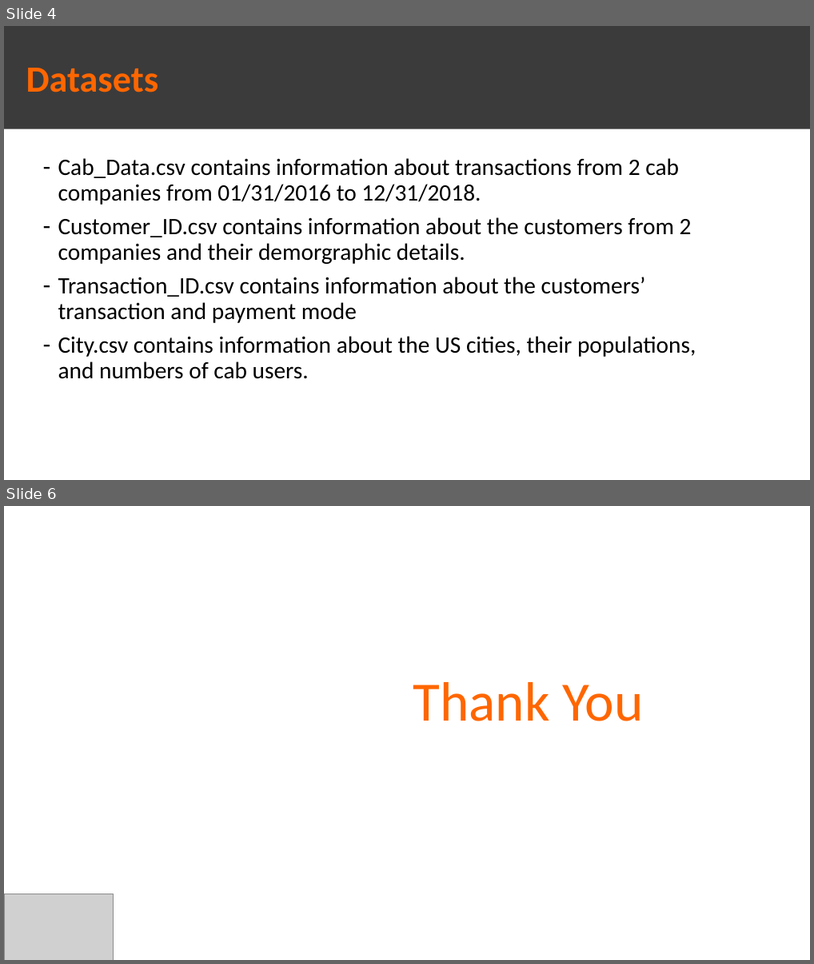
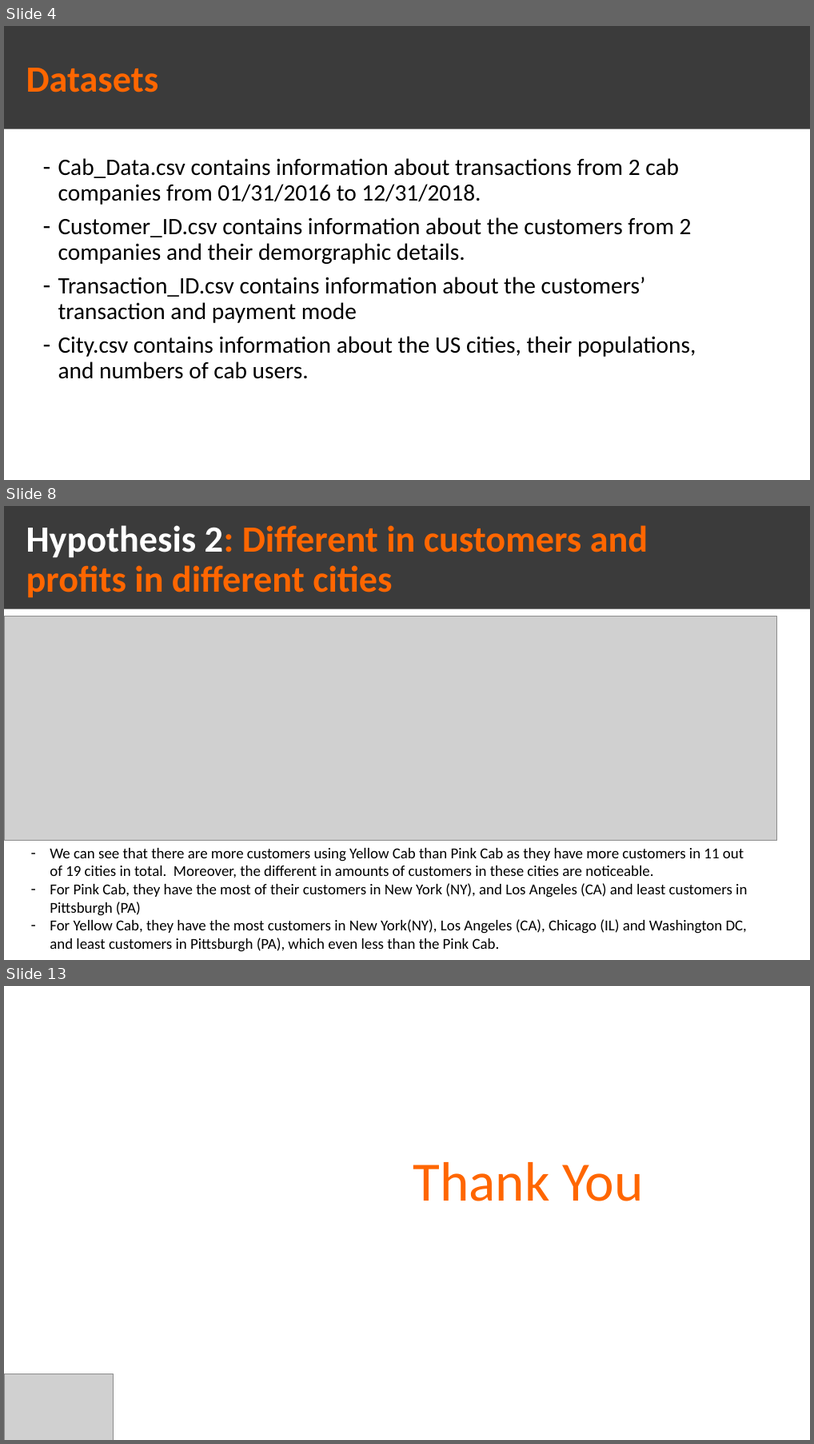
Before and after one commit to qngyn/DataGlacier, a slide deck: Week3/G2M_presentation.pptx. Shown one above the other, each under a label of ours: slides 4 and 6 before the commit, slides 4, 8 and 13 after it; the slides between them are not shown. The pictures are 814x964 and 814x1444 pixels, drawn with LibreOffice and Linux fonts; fonts in the diff are those of the drawing; grey boxes stand for pictures. Boxes give left, top, right and bottom in pixels: in the first picture for what was removed or moved away, otherwise in the second. Text is boxed around its words. In the diff, an @@ line names an element or a change of style, - is before the commit and + after.

Commit message:
Update Presentation + EDA
- Include 3/5 hypothesis for the presentation file in Week 3 and add images folder for the presentation
- Edit errors in the EDA

```diff
--- a/Week3/G2M_presentation.pptx
+++ b/Week3/G2M_presentation.pptx
@@ slide 8 added at box(4, 506, 810, 960), background #FFFFFF @@
@@ rectangle added at box(4, 506, 810, 608), fill #3B3B3B @@
@@ title added at box(26, 525, 648, 598), 44 pt, text #FF6600, bold @@
+Hypothesis 2: Different in customers and profits in different cities
@@ picture added at box(4, 616, 778, 840) @@
@@ text added at box(50, 848, 747, 952), 18 pt, text #000000 @@
+– We can see that there are more customers using Yellow Cab than Pink Cab as they have more customers in 11 out of 19 cities in total. Moreover, the different in amounts of customers in these cities are noticeable.
+– For Pink Cab, they have the most of their customers in New York (NY), and Los Angeles (CA) and least customers in Pittsburgh (PA)
+– For Yellow Cab, they have the most customers in New York(NY), Los Angeles (CA), Chicago (IL) and Washington DC, and least customers in Pittsburgh (PA), which even less than the Pink Cab.
@@ what was slide 6 is now slide 13 @@
```
Also in this commit, not shown: 1 slide changed, 6 other slides added, 13 other files.
